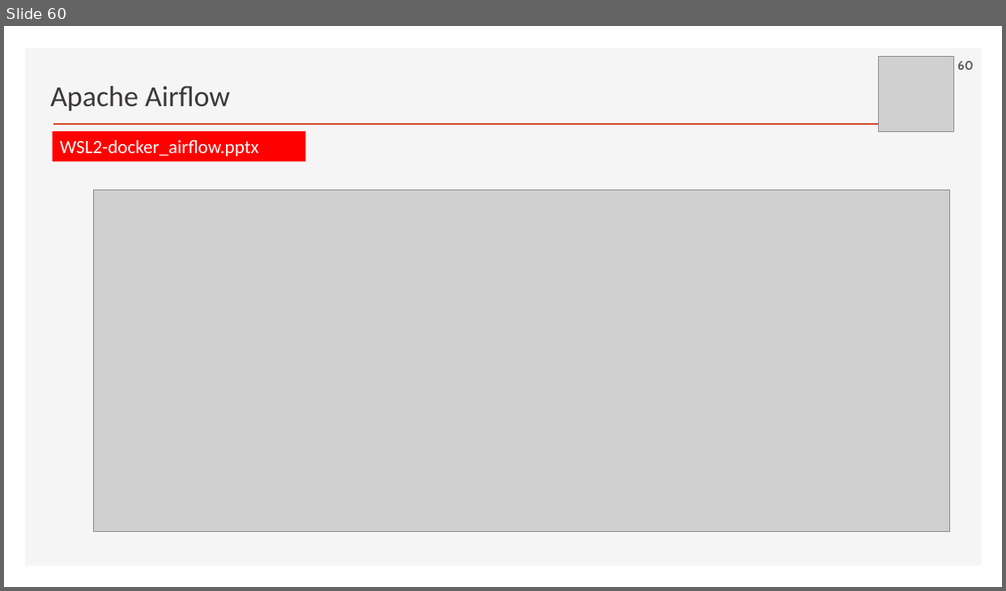
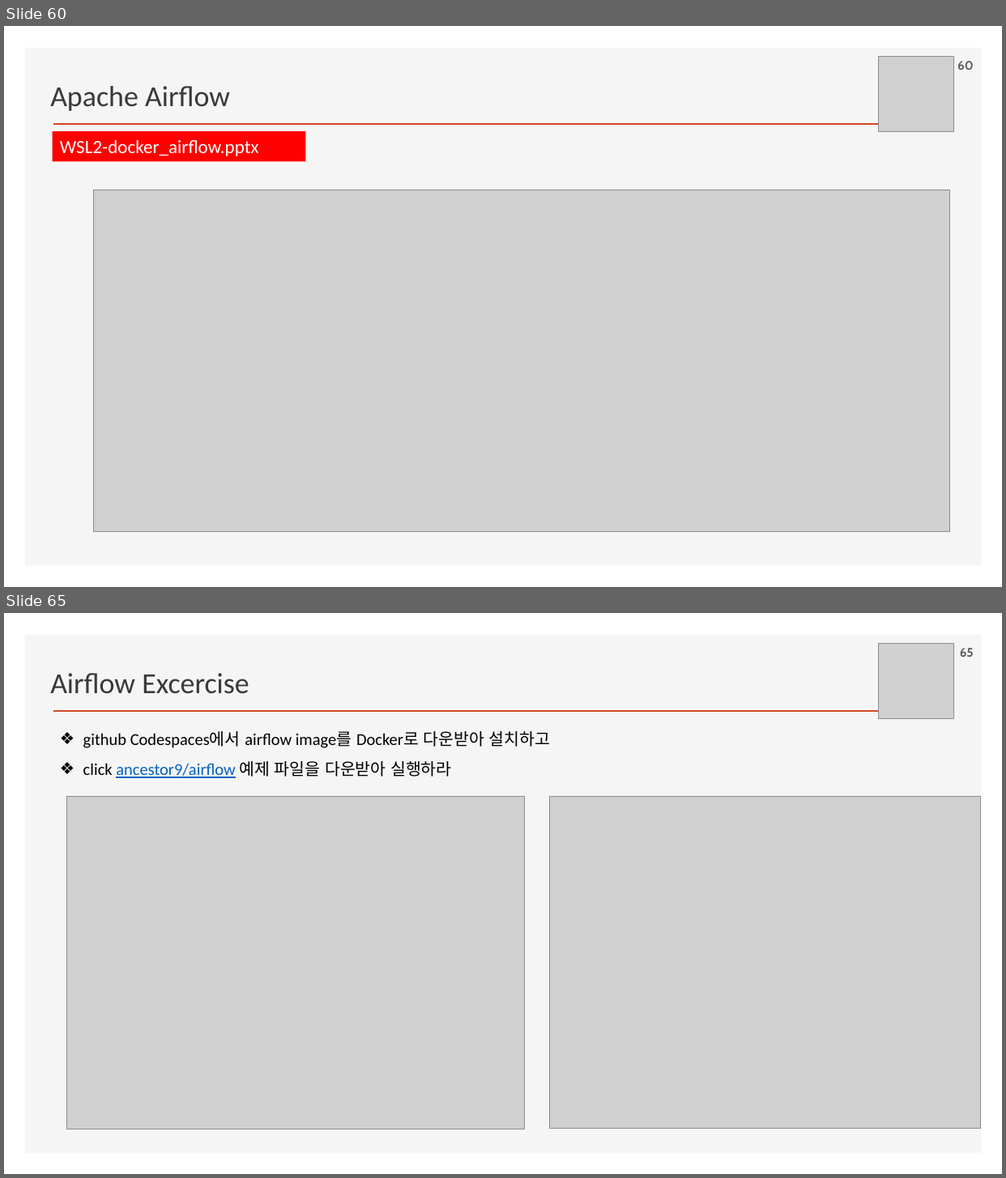
Before and after one commit to ancestor9/2026_Fall_Application-Deployment, a slide deck: App Deployment.pptx. Shown one above the other, each under a label of ours: slide 60 before the commit, slides 60 and 65 after it; the slides between them are not shown. The pictures are 1006x591 and 1006x1178 pixels, drawn with LibreOffice and Linux fonts; fonts in the diff are those of the drawing; grey boxes stand for pictures; background and template pictures are left out. Boxes give left, top, right and bottom in pixels: in the first picture for what was removed or moved away, otherwise in the second. Text is boxed around its words. In the diff, an @@ line names an element or a change of style, - is before the commit and + after.

```diff
--- a/App Deployment.pptx
+++ b/App Deployment.pptx
@@ slide 65 added at [4, 613, 1002, 1174], background #FFFFFF; not listed: 2 template elements that a slide beside it also shows @@
@@ picture added at [879, 644, 954, 718] @@
@@ page number added at [960, 648, 974, 657], 12 pt, text #595959, bold @@
+65
@@ text added at [50, 673, 249, 694], 28 pt, text #3B3838 @@
+Airflow Excercise
@@ text added at [83, 731, 550, 778], 16 pt, text #000000 @@
+❖ github Codespaces에서 airflow image를 Docker로 다운받아 설치하고
+❖ click ancestor9/airflow 예제 파일을 다운받아 실행하라
@@ picture added at [66, 796, 524, 1129] @@
@@ picture added at [550, 796, 981, 1129] @@
```
Also in this commit, not shown: 4 slides changed, 9 other slides added.
